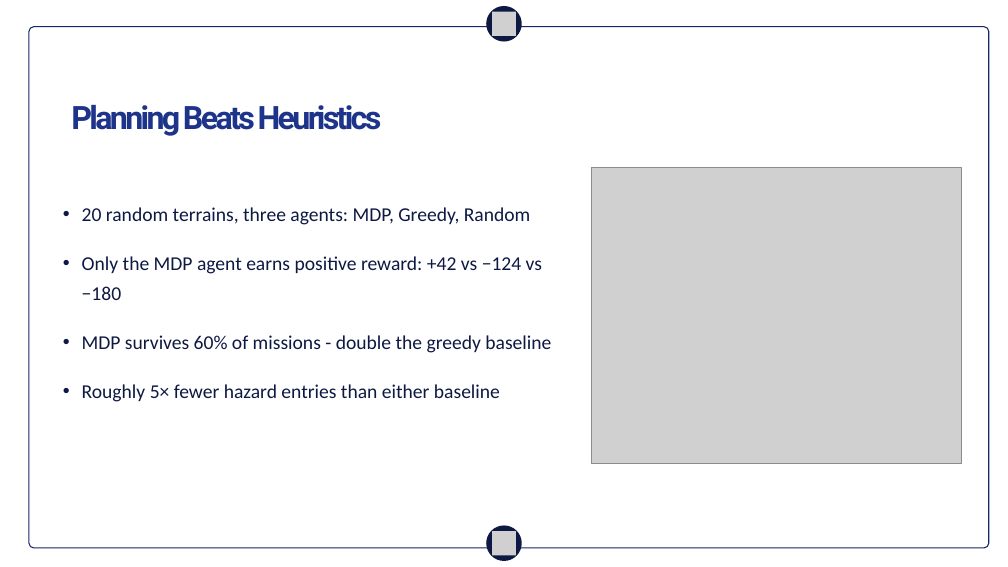
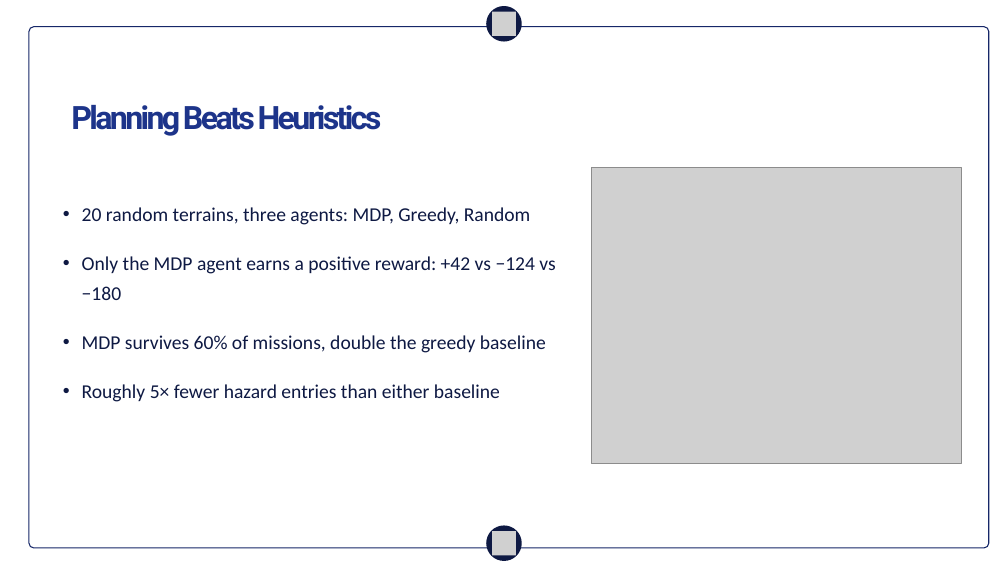
Before and after one commit to MRSHAKILS/Autonomous-Volcanic-Terrain-Exploration-Using-Markov-Decision-Process, a slide deck: slide 8 of others/final_presentation.pptx. Drawn at 1008x567 pixels with LibreOffice and Linux fonts; fonts in the diff are those of the drawing; grey boxes stand for pictures; background and template pictures are left out. Boxes give left, top, right and bottom in pixels: in the first picture for what was removed or moved away, otherwise in the second. Text is boxed around its words. In the diff, an @@ line names an element or a change of style, - is before the commit and + after.

```diff
--- a/others/final_presentation.pptx
+++ b/others/final_presentation.pptx
@@ text at bbox=[82, 256, 555, 353]: text changed @@
-• Only the MDP agent earns positive reward: +42 vs −124 vs −180
-• MDP survives 60% of missions - double the greedy baseline
+• Only the MDP agent earns a positive reward: +42 vs −124 vs −180
+• MDP survives 60% of missions, double the greedy baseline
```
Also in this commit, not shown: 2 other slides changed.
